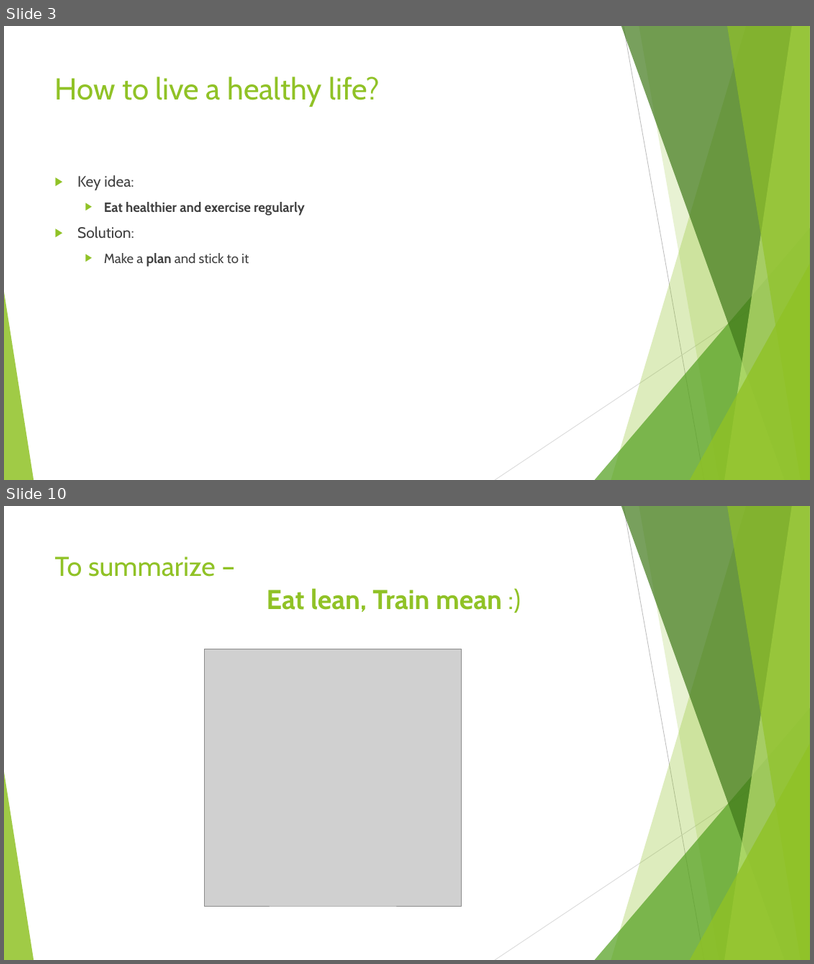
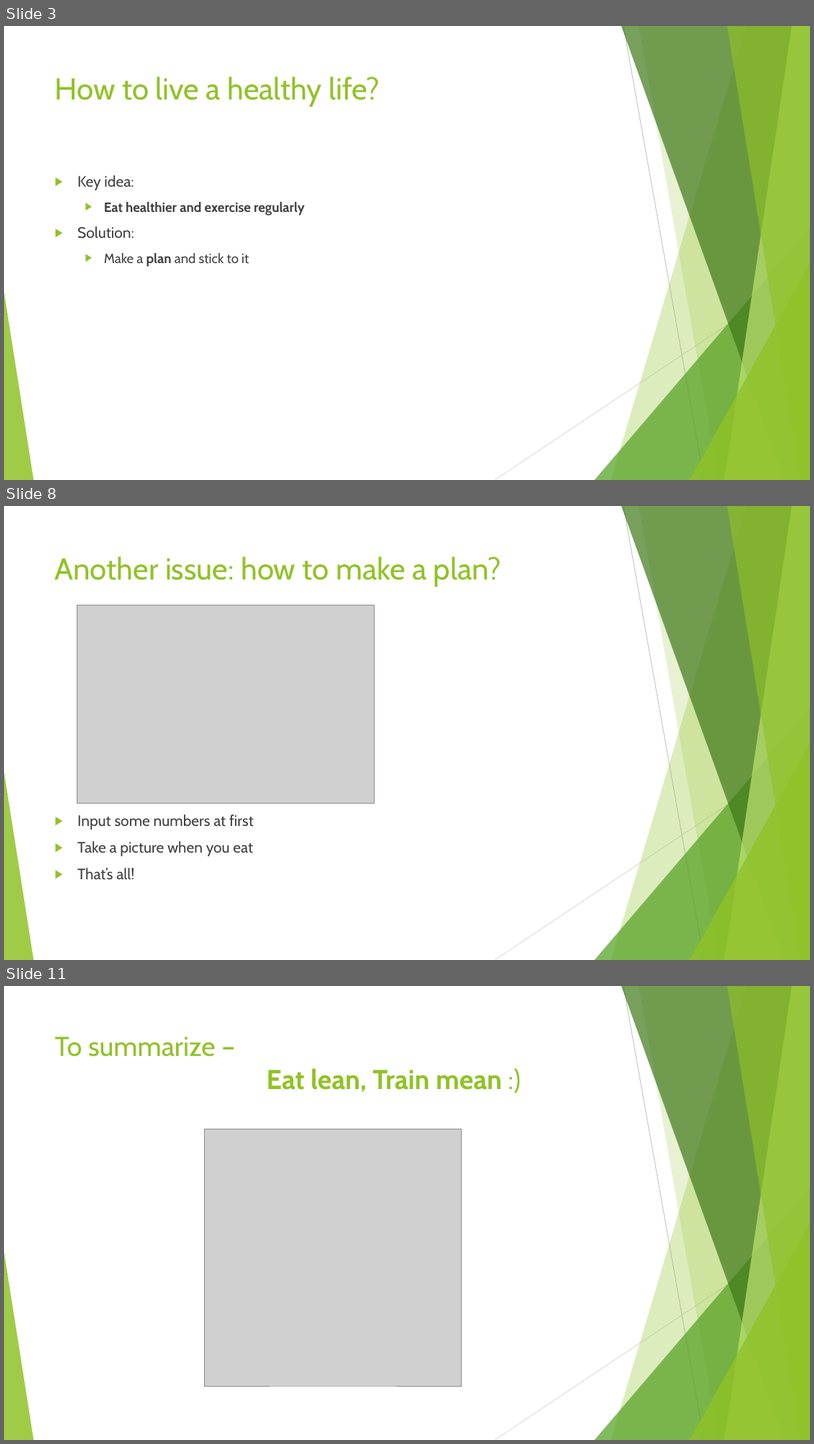
Before and after one commit to Tsien/Presentation, a slide deck: Live a healthy lifestyle.pptx. Shown one above the other, each under a label of ours: slides 3 and 10 before the commit, slides 3, 8 and 11 after it; the slides between them are not shown. The pictures are 814x964 and 814x1444 pixels, drawn with LibreOffice and Linux fonts; fonts in the diff are those of the drawing; grey boxes stand for pictures. Boxes give left, top, right and bottom in pixels: in the first picture for what was removed or moved away, otherwise in the second. Text is boxed around its words. In the diff, an @@ line names an element or a change of style, - is before the commit and + after.

```diff
--- a/Live a healthy lifestyle.pptx
+++ b/Live a healthy lifestyle.pptx
@@ slide 8 added at bbox=[4, 506, 810, 960], background #FFFFFF; not listed: 10 template elements that a slide beside it also shows @@
@@ title added at bbox=[55, 556, 502, 587], 36 pt, text #90C226 @@
+Another issue: how to make a plan?
@@ picture added at bbox=[77, 605, 374, 803] @@
@@ text added at bbox=[77, 814, 254, 879], 18 pt, text #404040 @@
+▶ Input some numbers at first
+▶ Take a picture when you eat
+▶ That’s all!
@@ what was slide 10 is now slide 11 @@
```
Also in this commit, not shown: 6 slides changed, 4 other files.
